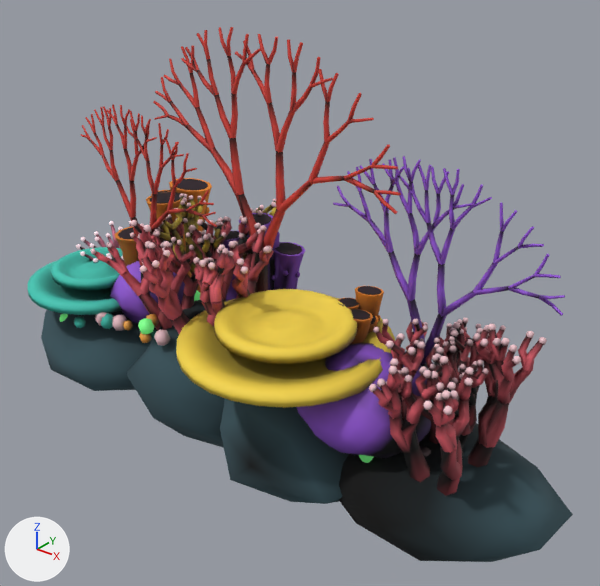
Before and after pictures for a commit that changed the glTF model models-src/reef_large.glb.
The view is the same before and after, from a 50 mm camera at (4.03, -4.39, 3.85) aimed at (0.45, 0.08, 1.07). Lighting does not change. The marker at lower left points along +X, +Y and +Z. The picture after the commit comes second. Where no turn or scale is listed for an object, it has been applied to the vertices. Vertices at exactly the same position are counted once.

Before the edit, the objects in view are built like this:
```python
me_reef_large_mesh = bpy.data.meshes.new('reef_large_mesh')
me_reef_large_mesh.from_pydata(...)  # 24838 vertices, 44908 faces; spans x -2.57..2.71, y -1.17..0.88, z -0.59..2.98
me_reef_large_mesh.materials.append(mat_rock)
me_reef_large_mesh.materials.append(mat_polyp_orange)
me_reef_large_mesh.materials.append(mat_polyp_green)
me_reef_large_mesh.materials.append(mat_coral_pink_tip)
me_reef_large_mesh.materials.append(mat_coral_teal)
me_reef_large_mesh.materials.append(mat_anemone_body)
me_reef_large_mesh.materials.append(mat_anemone_disc)
me_reef_large_mesh.materials.append(mat_anemone_tentacle)
me_reef_large_mesh.materials.append(mat_anemone_tip)
me_reef_large_mesh.materials.append(mat_sponge_orange)
me_reef_large_mesh.materials.append(mat_sponge_inner)
me_reef_large_mesh.materials.append(mat_coral_purple)
me_reef_large_mesh.materials.append(mat_coral_red)
me_reef_large_mesh.materials.append(mat_coral_pink)
me_reef_large_mesh.materials.append(mat_coral_yellow)
me_reef_large_mesh.materials.append(mat_sponge_purple)
ob_reef_large_mesh = bpy.data.objects.new('reef_large_mesh', me_reef_large_mesh)
ob_reef_large_mesh.location = (0.0, 0.0, 0.0)
```
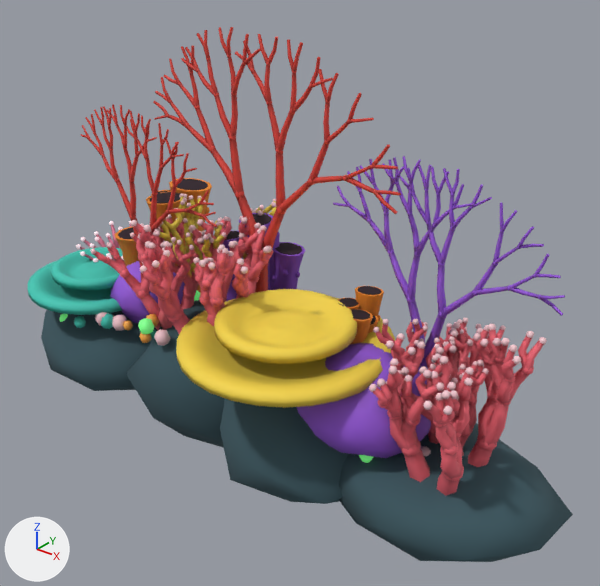
Scene script edits in JSON lines:
```json
{"block": "me_reef_large_mesh", "where": "# used by ob_reef_large_mesh; location = (0.0, 0.0, 0.0)"}
{"op": "remove", "block": "me_reef_large_mesh", "code": "me_reef_large_mesh.from_pydata(...)  # 24838 vertices, 44908 faces; spans x -2.57..2.71, y -1.17..0.88, z -0.59..2.98"}
{"op": "add", "block": "me_reef_large_mesh", "code": "me_reef_large_mesh.from_pydata(...)  # 47936 vertices, 89932 faces; spans x -2.57..2.71, y -1.17..0.88, z -0.59..2.98"}
{"block": "me_reef_large_mesh", "change": "me_reef_large_mesh part 1: a new loose piece, a UV sphere (10 segments, 7 rings, poles along z) spanning x 0.192..0.286, y -0.384..-0.289, z 1.152..1.25, in mat_coral_pink"}
{"block": "me_reef_large_mesh", "change": "me_reef_large_mesh part 2: a new loose piece, a UV sphere (10 segments, 7 rings, poles along z) spanning x -0.29..-0.16, y -0.66..-0.52, z 0.88..1.02, in mat_coral_pink"}
{"block": "me_reef_large_mesh", "change": "me_reef_large_mesh part 3: a new loose piece, a UV sphere (10 segments, 7 rings, poles along z) spanning x 1.73..1.86, y -0.51..-0.38, z 0.5..0.63, in mat_coral_pink"}
{"block": "me_reef_large_mesh", "change": "me_reef_large_mesh part 4: a new loose piece, a UV sphere (10 segments, 7 rings, poles along z) spanning x 2.06..2.19, y -0.52..-0.39, z 0.47..0.61, in mat_coral_pink"}
{"block": "me_reef_large_mesh", "change": "me_reef_large_mesh part 5: a new loose piece, a UV sphere (10 segments, 7 rings, poles along z) spanning x 2.09..2.23, y -0.14..-0.01, z 0.5..0.64, in mat_coral_pink"}
{"block": "me_reef_large_mesh", "change": "me_reef_large_mesh part 6: a new loose piece, a UV sphere (10 segments, 7 rings, poles along z) spanning x 2.113..2.21, y -0.093..0.002, z 0.867..0.966, in mat_coral_pink"}
{"block": "me_reef_large_mesh", "change": "me_reef_large_mesh part 7: 323 vertices moved within x -1.71..2.38, y -0.85..0.55, z 0.57..2.79; 21836 vertices added at x -1.82..2.51, y -0.94..0.64, z 0.21..2.93"}
{"block": "me_reef_large_mesh", "change": "me_reef_large_mesh part 8: 29693 kept faces spanning x -2.57..2.71, y -1.17..0.88, z -0.59..2.98 get new vertex colours"}
{"block": "me_reef_large_mesh", "change": "other edits to the shape of me_reef_large_mesh do not show in these pictures"}
```

Changed parts and their boxes (x1, y1, x2, y2) in the pictures (600 x 586 px):
```json
{"part": 1, "of": "me_reef_large_mesh", "change": "added", "after": [236, 286, 249, 296]}
{"part": 2, "of": "me_reef_large_mesh", "change": "added", "after": [167, 307, 184, 322]}
{"part": 3, "of": "me_reef_large_mesh", "change": "added", "after": [401, 440, 421, 457]}
{"part": 4, "of": "me_reef_large_mesh", "change": "added", "after": [443, 465, 464, 481]}
{"part": 5, "of": "me_reef_large_mesh", "change": "added", "after": [477, 438, 497, 451]}
{"part": 6, "of": "me_reef_large_mesh", "change": "added", "after": [487, 391, 494, 400]}
{"part": 7, "of": "me_reef_large_mesh", "change": "built on", "before": [87, 50, 544, 450], "after": [81, 27, 564, 496]}
{"part": 8, "of": "me_reef_large_mesh", "change": "recoloured", "before": [40, 96, 547, 562], "after": [40, 166, 547, 562], "on screen": "lighter"}
```
